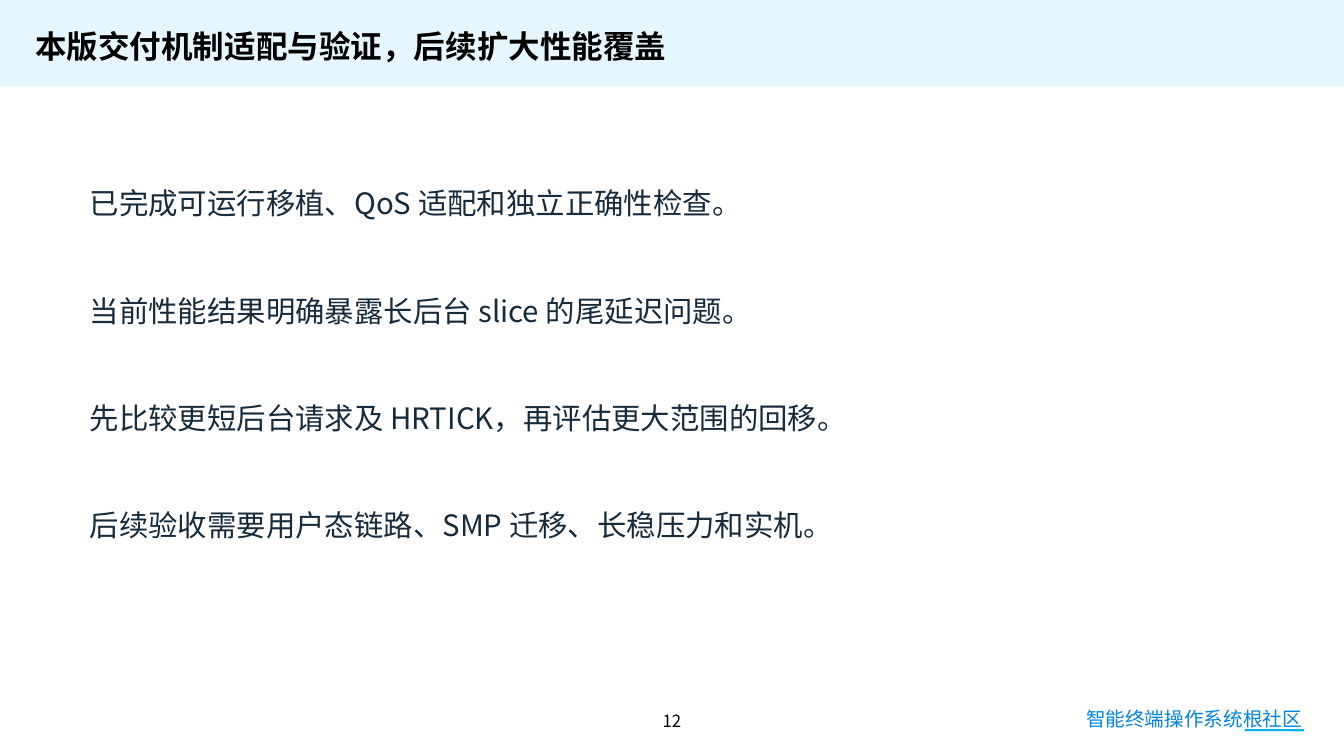
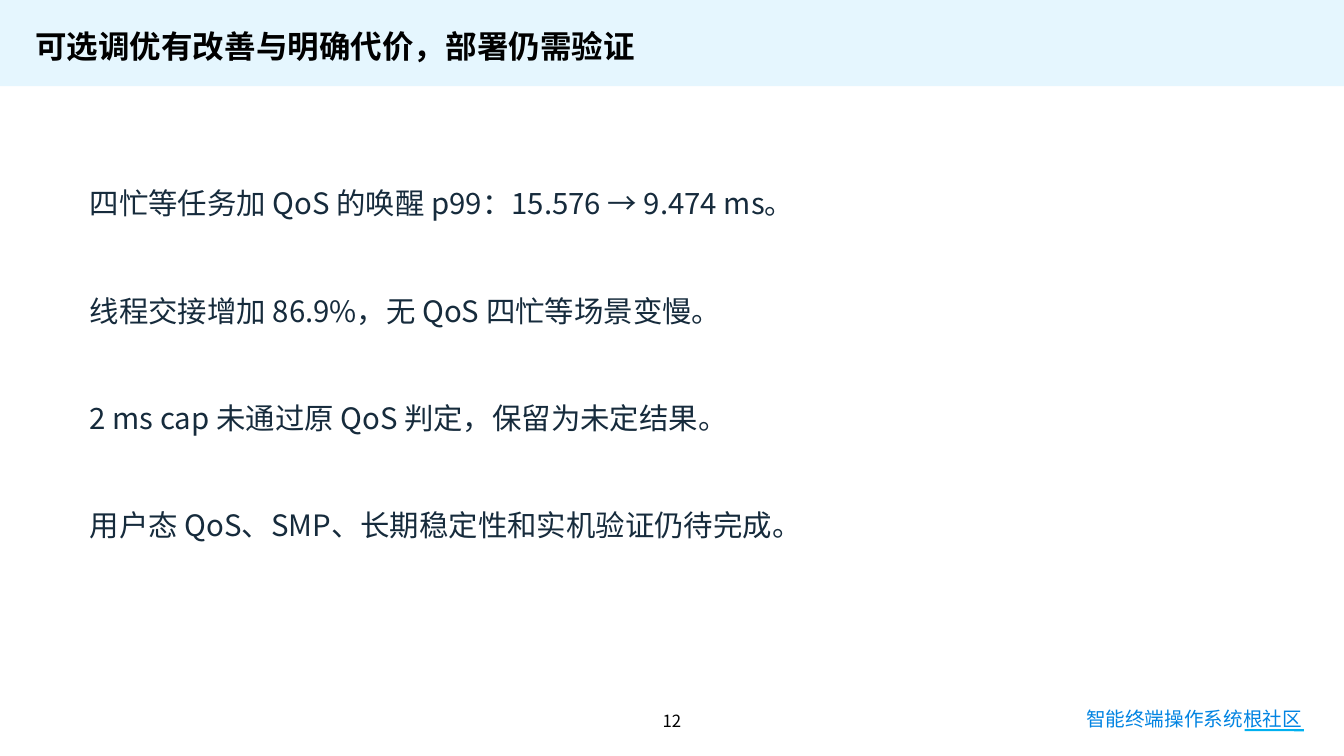
Before and after one commit to Shadow-ye/ohos-eevdf-qos, a slide deck: slide 12 of docs/competition/materials/答辩演示.pptx. Drawn at 1344x756 pixels with LibreOffice and Linux fonts; fonts in the diff are those of the drawing; background and template pictures are left out. Boxes give left, top, right and bottom in pixels: in the first picture for what was removed or moved away, otherwise in the second. Text is boxed around its words. In the diff, an @@ line names an element or a change of style, - is before the commit and + after.

```diff
--- a/docs/competition/materials/答辩演示.pptx
+++ b/docs/competition/materials/答辩演示.pptx
@@ text at (35, 31, 635, 63): text changed @@
-本版交付机制适配与验证，后续扩大性能覆盖
+可选调优有改善与明确代价，部署仍需验证
@@ text at (90, 189, 794, 221): text changed @@
-已完成可运行移植、QoS 适配和独立正确性检查。
+四忙等任务加 QoS 的唤醒 p99：15.576 → 9.474 ms。
@@ text at (90, 297, 721, 328): text changed @@
-当前性能结果明确暴露长后台 slice 的尾延迟问题。
+线程交接增加 86.9%，无 QoS 四忙等场景变慢。
@@ text at (90, 404, 727, 436): text changed @@
-先比较更短后台请求及 HRTICK，再评估更大范围的回移。
+2 ms cap 未通过原 QoS 判定，保留为未定结果。
@@ text at (90, 511, 801, 542): text changed @@
-后续验收需要用户态链路、SMP 迁移、长稳压力和实机。
+用户态 QoS、SMP、长期稳定性和实机验证仍待完成。
```
Also in this commit, not shown: 3 other slides changed, 53 other files.
